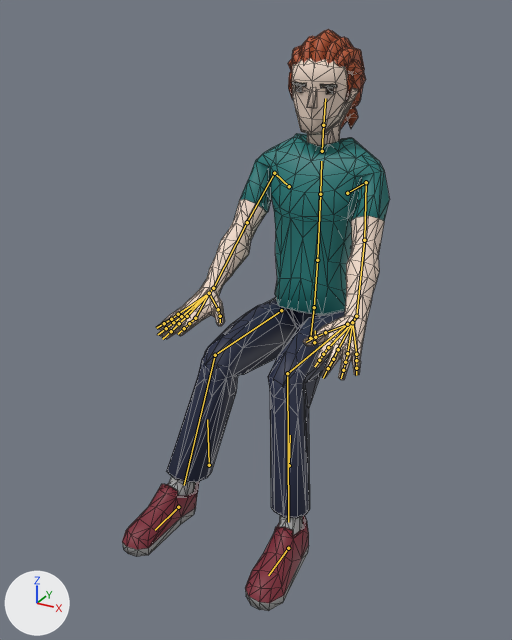
The glTF model js/models/avatars/club-crowd-vm2.glb as it was, and as the next commit left it.
Rendered twice from a 50 mm camera at (0.882, -1.915, 1.441) aimed at (-0.037, -0.244, 0.606). The lights are fixed; the arrows at lower left show +X, +Y and +Z. The older version comes first. Both versions are drawn at frame 287 of the action 'Seated_Low_Loop'; the numbers are the values there. The bones that change, and the others that lie on the model, are drawn over the model as lines. Mesh edges are drawn as thin lines.

Names of what the first picture shows: 'Casual2_Body'.
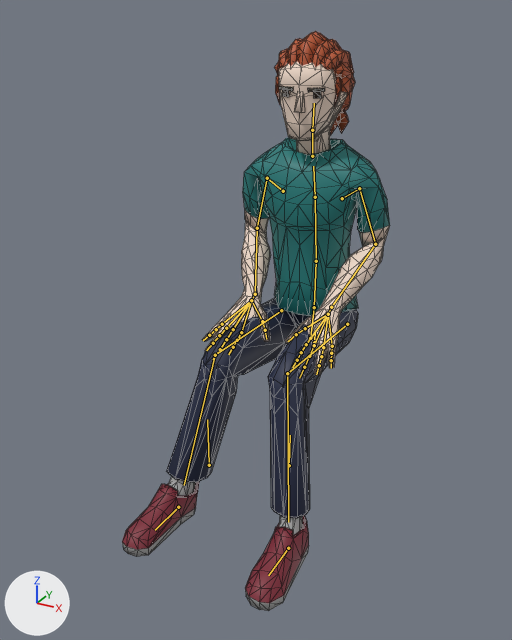
Edits to the bpy script that builds the scene:
```text
Change bone_abdomen:
    where bone_abdomen = bpy.data.objects['CharacterArmature'].pose.bones['Abdomen']  # child of 'Hips'
    bone_abdomen.rotation_quaternion: (1.0, 0.003, 0.001, 0.001) -> (0.999, 0.036, 0.001, 0.0)  # degrees (0, 0, 0) -> degrees (4, 0, 0)
Change bone_torso:
    where bone_torso = bpy.data.objects['CharacterArmature'].pose.bones['Torso']  # child of 'Abdomen'
    bone_torso.rotation_quaternion: (1.0, 0.003, 0.002, 0.001) -> (0.999, 0.042, 0.001, 0.0)  # degrees (0, 0, 0) -> degrees (5, 0, 0)
Change bone_chest:
    where bone_chest = bpy.data.objects['CharacterArmature'].pose.bones['Chest']  # child of 'Torso'
    bone_chest.rotation_quaternion: (1.0, 0.003, 0.002, 0.001) -> (0.999, 0.042, 0.001, 0.0)  # degrees (0, 0, 0) -> degrees (5, 0, 0)
Change bone_neck:
    where bone_neck = bpy.data.objects['CharacterArmature'].pose.bones['Neck']  # child of 'Chest'
    bone_neck.rotation_quaternion: (1.0, -0.004, 0.013, -0.003) -> (0.999, -0.048, 0.013, -0.003)  # degrees (0, 1, 0) -> degrees (-6, 1, 0)
Change bone_head:
    where bone_head = bpy.data.objects['CharacterArmature'].pose.bones['Head']  # child of 'Neck'
    bone_head.rotation_quaternion: (1.0, -0.007, 0.02, -0.005) -> (0.997, -0.073, 0.018, -0.002)  # degrees (-1, 2, -1) -> degrees (-8, 2, 0)
Change bone_upperarm_l:
    where bone_upperarm_l = bpy.data.objects['CharacterArmature'].pose.bones['UpperArm.L']  # child of 'Shoulder.L'
    bone_upperarm_l.rotation_quaternion: (0.783, -0.508, 0.015, -0.36) -> (0.797, -0.598, -0.072, 0.04)  # degrees (-59, -20, -38) -> degrees (-74, -4, 9)
Change bone_lowerarm_l:
    where bone_lowerarm_l = bpy.data.objects['CharacterArmature'].pose.bones['LowerArm.L']  # child of 'UpperArm.L'
    bone_lowerarm_l.rotation_quaternion: (0.997, -0.015, 0.069, 0.029) -> (0.775, -0.148, 0.425, -0.444)  # degrees (-1, 8, 3) -> degrees (-45, 32, -73)
Change bone_wrist_l:
    where bone_wrist_l = bpy.data.objects['CharacterArmature'].pose.bones['Wrist.L']  # child of 'LowerArm.L'
    bone_wrist_l.rotation_quaternion: (0.92, 0.212, 0.217, -0.248) -> (0.921, 0.207, 0.326, 0.058)  # degrees (19, 30, -25) -> degrees (31, 35, 17)
Change bone_upperarm_r:
    where bone_upperarm_r = bpy.data.objects['CharacterArmature'].pose.bones['UpperArm.R']  # child of 'Shoulder.R'
    bone_upperarm_r.rotation_quaternion: (-0.782, 0.505, 0.01, -0.365) -> (-0.791, 0.607, -0.079, 0.018)  # degrees (-58, 21, 38) -> degrees (-75, 6, -7)
Change bone_lowerarm_r:
    where bone_lowerarm_r = bpy.data.objects['CharacterArmature'].pose.bones['LowerArm.R']  # child of 'UpperArm.R'
    bone_lowerarm_r.rotation_quaternion: (-0.997, 0.013, 0.067, 0.029) -> (-0.793, 0.138, 0.417, -0.423)  # degrees (-1, -8, -3) -> degrees (-43, -33, 69)
Change bone_wrist_r:
    where bone_wrist_r = bpy.data.objects['CharacterArmature'].pose.bones['Wrist.R']  # child of 'LowerArm.R'
    bone_wrist_r.rotation_quaternion: (-0.923, -0.205, 0.216, -0.244) -> (-0.921, -0.202, 0.33, 0.051)  # degrees (18, -30, 25) -> degrees (30, -36, -16)
```

Pixel boxes [x1, y1, x2, y2] of what changed, in the pictures (512 x 640 px):
'Casual2_Body', posed
    before: [122, 29, 389, 611]
    after: [122, 31, 390, 611]
bone 'Abdomen', root to tip
    before: (314, 307) to (317, 260)
    after: (314, 307) to (316, 261)
bone 'Torso', root to tip
    before: (317, 260) to (320, 194)
    after: (316, 261) to (315, 197)
bone 'Chest', root to tip
    before: (320, 194) to (321, 161)
    after: (315, 197) to (313, 166)
bone 'Neck', root to tip
    before: (322, 151) to (323, 125)
    after: (312, 156) to (312, 130)
bone 'Head', root to tip
    before: (323, 125) to (325, 98)
    after: (312, 130) to (314, 103)
bone 'UpperArm.L', root to tip
    before: (366, 182) to (364, 240)
    after: (359, 188) to (375, 244)
bone 'LowerArm.L', root to tip
    before: (364, 240) to (356, 316)
    after: (375, 244) to (331, 307)
bone 'Wrist.L', root to tip
    before: (356, 316) to (352, 322)
    after: (331, 307) to (328, 314)
bone 'UpperArm.R', root to tip
    before: (274, 173) to (247, 222)
    after: (267, 178) to (257, 228)
bone 'LowerArm.R', root to tip
    before: (247, 222) to (213, 288)
    after: (257, 228) to (255, 294)
bone 'Wrist.R', root to tip
    before: (213, 288) to (209, 293)
    after: (255, 294) to (251, 300)
